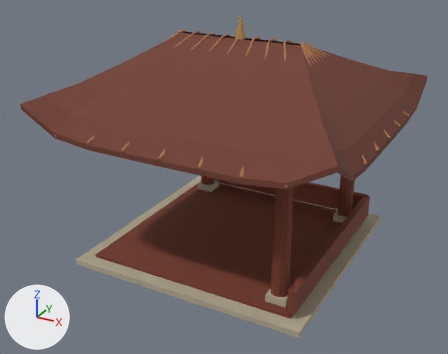
A saved change to the glTF model public/models/dinh-sen-blender.glb.
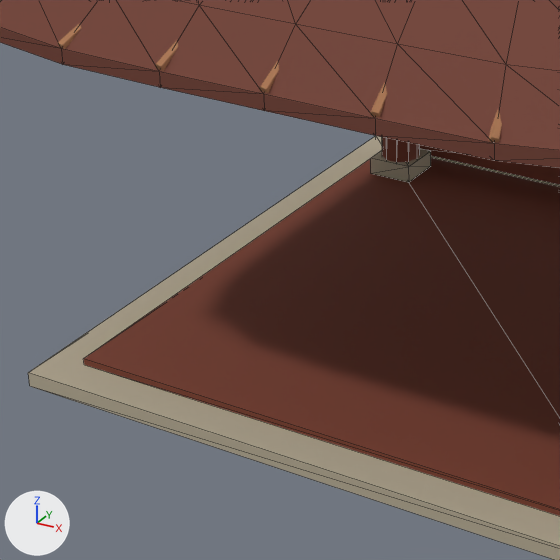
There are two pictures of each version: one whole from a 50 mm lens placed at (5.8, -11.23, 7.15), pointed at (-0.12, -0.46, 1.77), one close up on the part from 15% to 59% of the width and 36% to 92% of the height. The lights are fixed; the arrows at lower left show +X, +Y and +Z. The older version's two pictures come first. The close-ups show mesh edges as thin lines. Vertices at exactly the same position are counted once.

Names of what the first close-up shows: 'dinh-sen-blender-stone', 'dinh-sen-blender-tile', 'dinh-sen-blender-tile-edge', 'dinh-sen-blender-wood'.
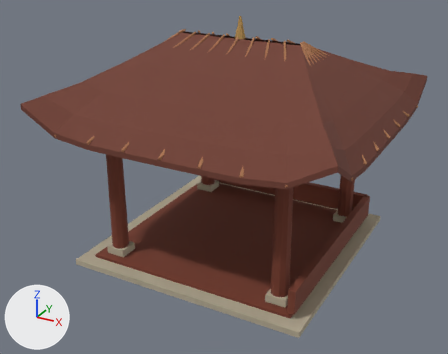
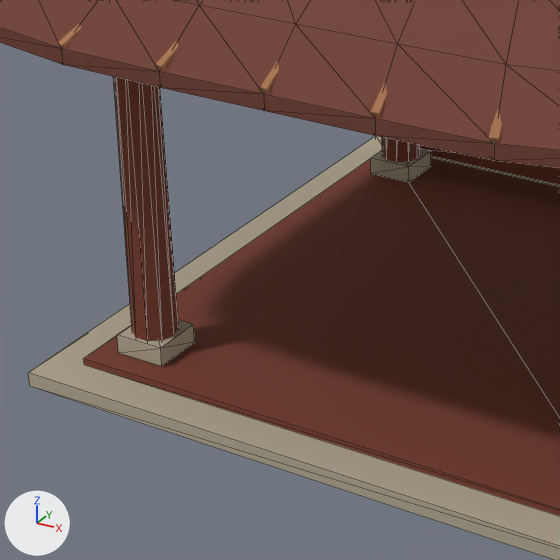
Edits to the bpy script that builds the scene:
```text
Change me_dinh_sen_blender_stone:
    used by ob_dinh_sen_blender_stone; location = (0.0, 0.0, 0.0)
    remove me_dinh_sen_blender_stone.from_pydata(...)  # 32 vertices, 48 faces; spans x -2.6..2.6, y -2.6..2.6, z 0.0..0.34
    add me_dinh_sen_blender_stone.from_pydata(...)  # 40 vertices, 60 faces; spans x -2.6..2.6, y -2.6..2.6, z 0.0..0.34
    me_dinh_sen_blender_stone part 1: a new loose piece, a box spanning x -2.11..-1.69, y -2.11..-1.69, z 0.18..0.34, in mat_stone (beige #b5aa93)
Change me_dinh_sen_blender_wood:
    used by ob_dinh_sen_blender_wood; location = (0.0, 0.0, 0.0)
    remove me_dinh_sen_blender_wood.from_pydata(...)  # 200 vertices, 336 faces; spans x -2.3..2.37, y -2.3..2.37, z 0.12..3.48
    add me_dinh_sen_blender_wood.from_pydata(...)  # 220 vertices, 372 faces; spans x -2.3..2.37, y -2.3..2.37, z 0.12..3.48
    me_dinh_sen_blender_wood part 2: a new loose piece, a 10-sided cut cone along z (radius 0.18 at the low end, 0.16 at the high end) spanning x -2.08..-1.72, y -2.07..-1.73, z 0.32..2.94, in mat_wood (brown #773a28)
```

Location of each change, (x1, y1, x2, y2) in pixels of the close-ups (560 x 560 px):
'dinh-sen-blender-wood', reshaped: before (84, 137, 560, 516); after (84, 76, 560, 516)
part 1 of me_dinh_sen_blender_stone, added (beige): after (117, 320, 195, 366)
part 2 of me_dinh_sen_blender_wood, added (brown): after (113, 76, 179, 341)
